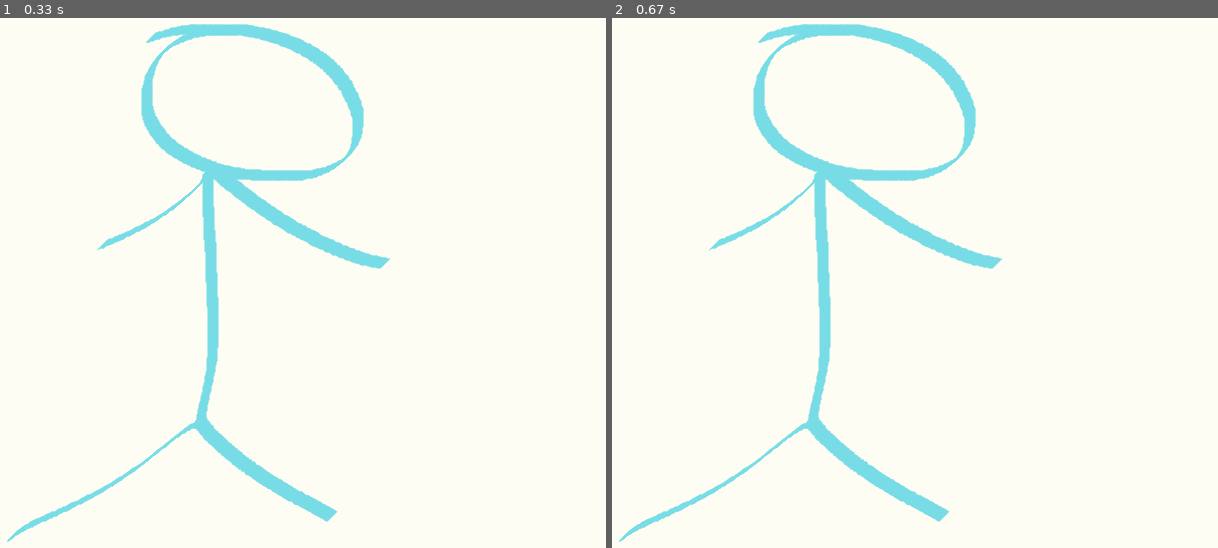
Above: before the commit, frames 1-2 (left to right).
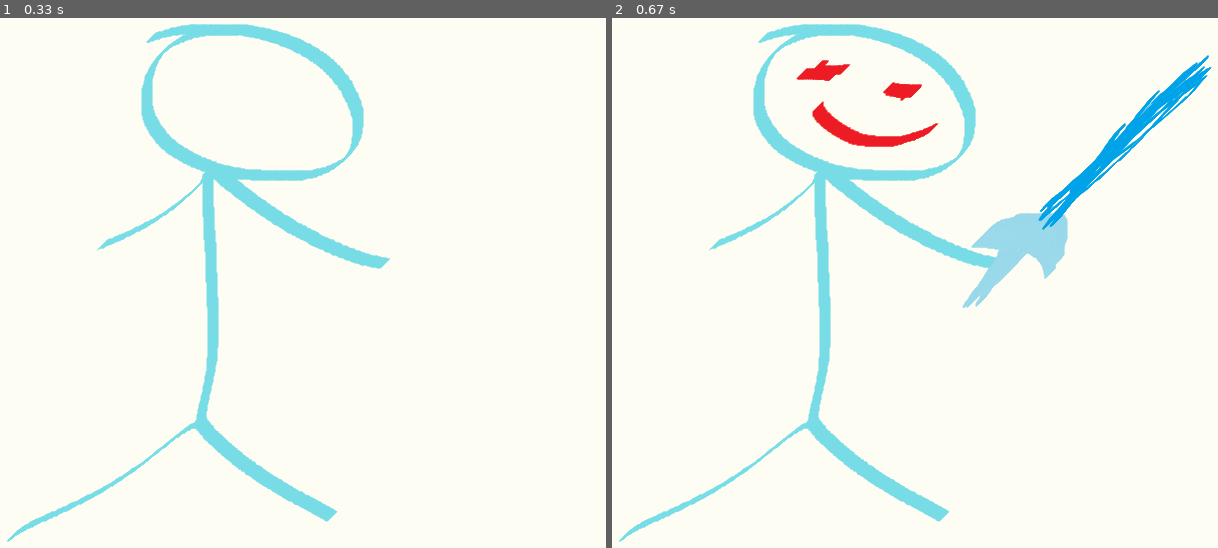
Above: after the commit, the same moments.

Repository: jwl-7/Stick-Bop
Game: pygame game, started from stick-bop.py
The game is run twice, just before and just after one commit, with the same random seed, the same clock (stepped at 60 frames per second) and the same inputs.
Inputs:
- Up to frame 1 (0.33 s): no input
- Up to frame 2 (0.67 s): hold Left from 0.33 s (still down)

Frame 1 is identical in both runs. In frame 2, 3.5% of the frame differs, in the area x 30-100%, y 6-55%.

Commit message:
added image change when key is pressed

Diff:
--- a/stick-bop.py
+++ b/stick-bop.py
@@ -49,6 +49,13 @@
             if event.type == pygame.QUIT:
                 done = True
 
+            # change image when key(left arrow) is pressed -- image stays after keypress
+            elif event.type == pygame.KEYDOWN:
+                if event.key == pygame.K_LEFT:
+                    image2 = pygame.image.load('stick_pic2.png').convert()
+                    screen.blit(image2, [0, 0])
+
+
         #screen.fill(white)
 
         pygame.display.flip()
Binary file added: stick_pic2.png
